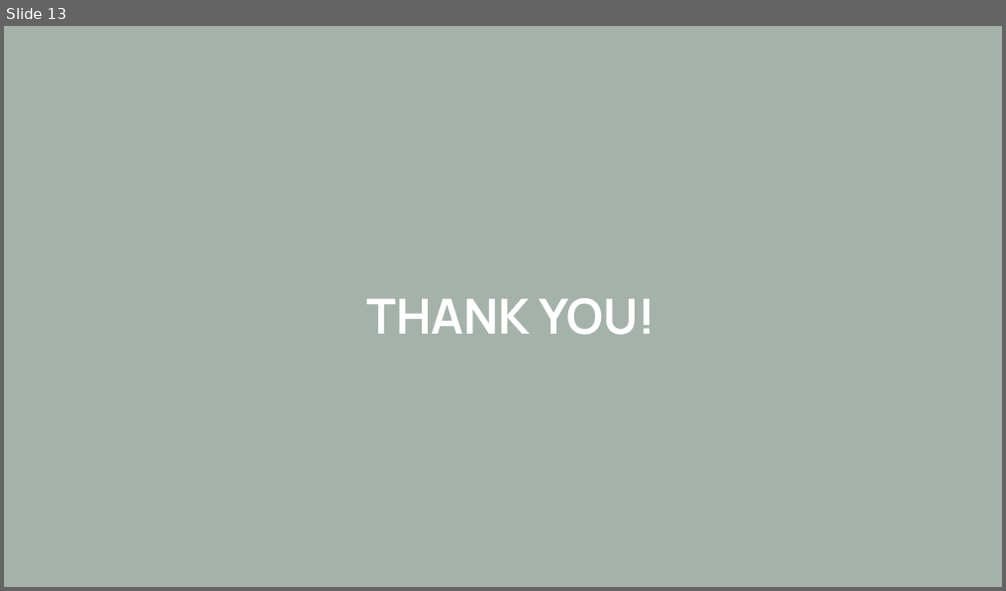
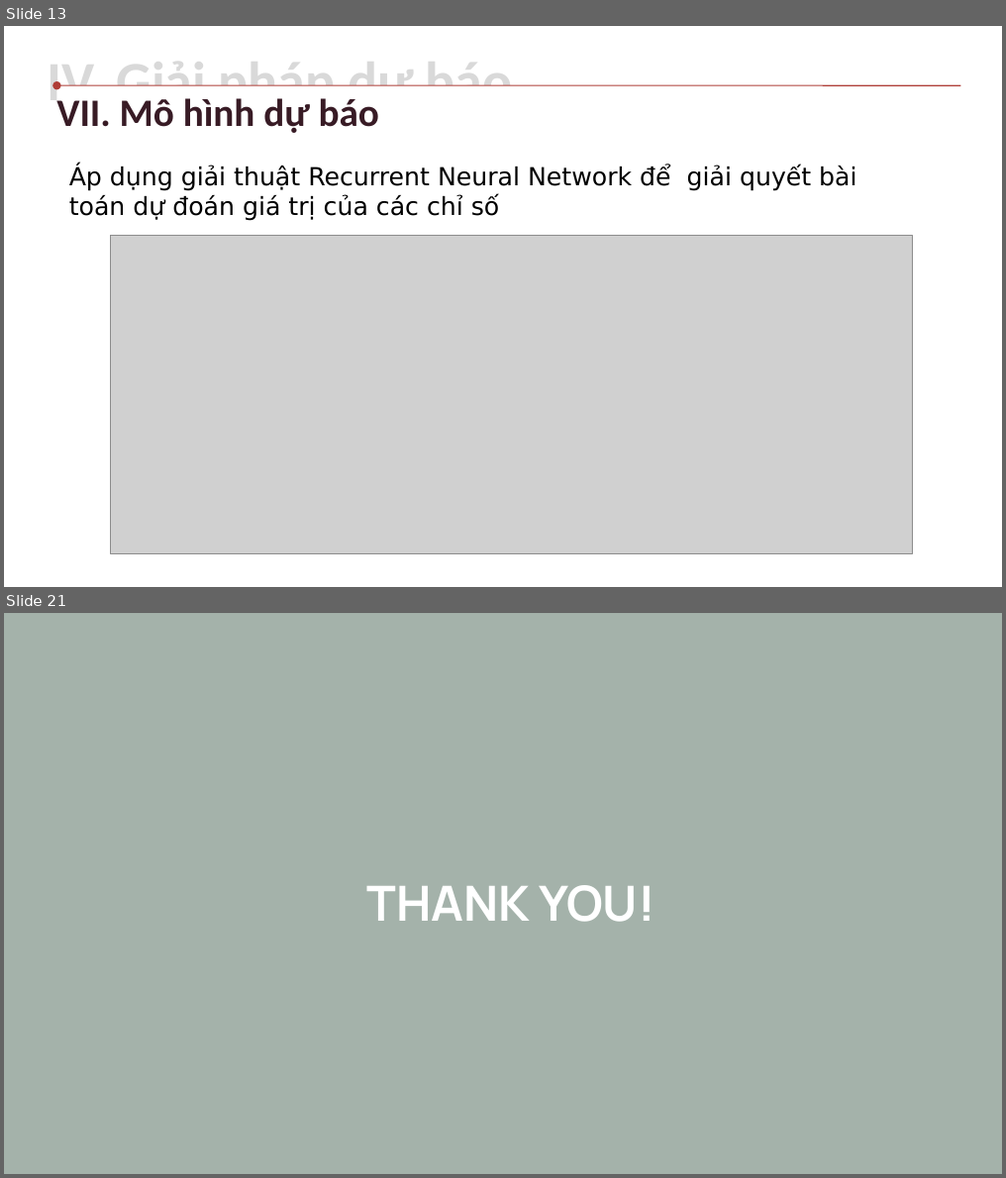
Before and after one commit to huynhnguyenv2/luanvan2019, a slide deck: Presentation.pptx. Shown one above the other, each under a label of ours: slide 13 before the commit, slides 13 and 21 after it; the slides between them are not shown. The pictures are 1006x591 and 1006x1178 pixels, drawn with LibreOffice and Linux fonts; fonts in the diff are those of the drawing; grey boxes stand for pictures. Boxes give left, top, right and bottom in pixels: in the first picture for what was removed or moved away, otherwise in the second. Text is boxed around its words. In the diff, an @@ line names an element or a change of style, - is before the commit and + after.

```diff
--- a/Presentation.pptx
+++ b/Presentation.pptx
@@ slide 13 added at [4,26,1002,587], background #FFFFFF @@
@@ text added at [47,81,513,114], 40 pt, text #D9D9D9, bold @@
+IV. Giải pháp dự báo
@@ text added at [56,98,379,133], 28 pt, text #381B25, bold @@
+VII. Mô hình dự báo
@@ arrow added from (961, 85) to (56, 85), #AF3D36 0.74 pt @@
@@ text added at [69,165,856,221], 18 pt, text #000000 @@
+Áp dụng giải thuật Recurrent Neural Network để giải quyết bài toán dự đoán giá trị của các chỉ số
@@ picture added at [111,236,912,554] @@
@@ what was slide 13 is now slide 21 @@
```
Also in this commit, not shown: 10 slides changed, 7 other slides added, 15 other files.
